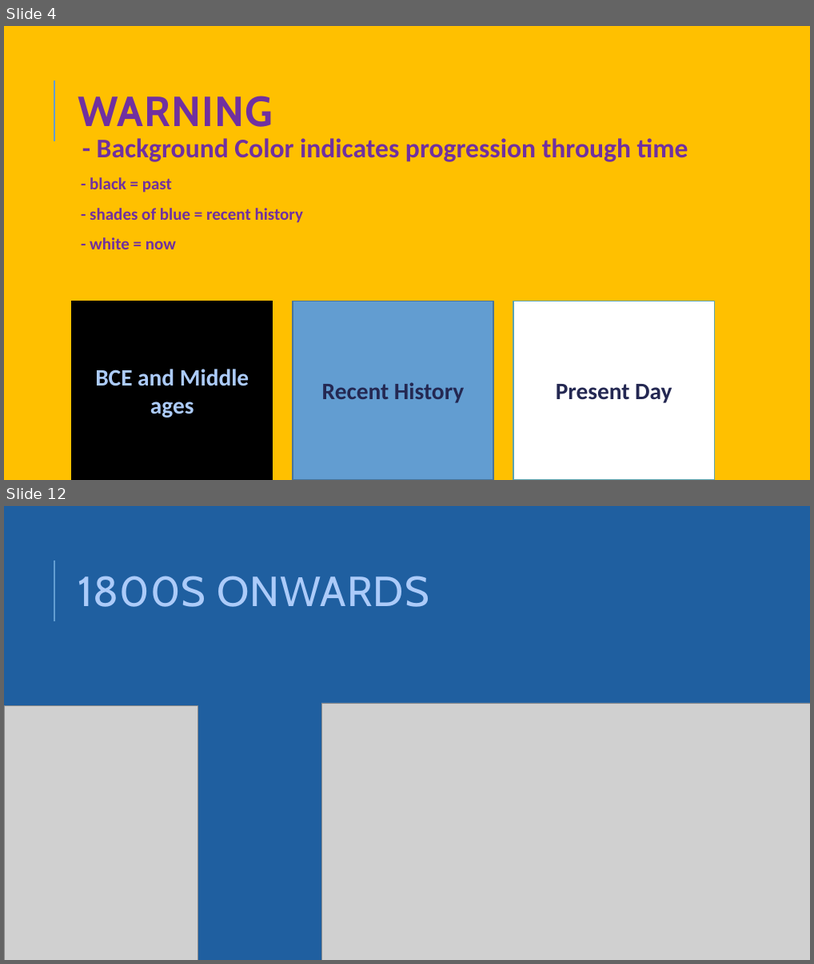
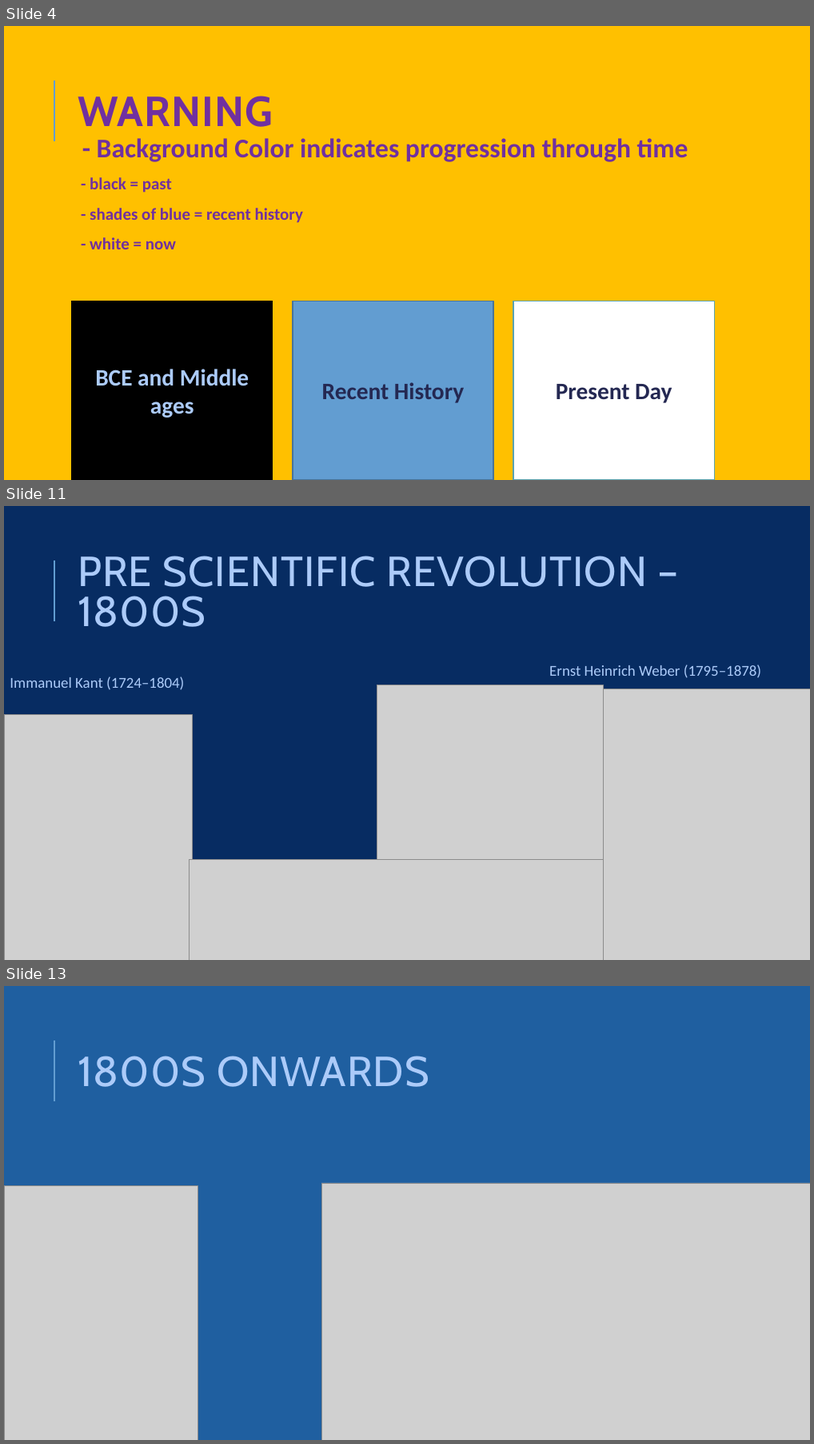
Before and after one commit to aimforbigfoot/biol5081, a slide deck: animalsClass/Deep History Of the field of Perception.pptx. Shown one above the other, each under a label of ours: slides 4 and 12 before the commit, slides 4, 11 and 13 after it; the slides between them are not shown. The pictures are 814x964 and 814x1444 pixels, drawn with LibreOffice and Linux fonts; fonts in the diff are those of the drawing; grey boxes stand for pictures. Boxes give left, top, right and bottom in pixels: in the first picture for what was removed or moved away, otherwise in the second. Text is boxed around its words. In the diff, an @@ line names an element or a change of style, - is before the commit and + after.

```diff
--- a/animalsClass/Deep History Of the field of Perception.pptx
+++ b/animalsClass/Deep History Of the field of Perception.pptx
@@ slide 11 added at (4, 506, 810, 960), background #072C62; not listed: 1 template element that a slide beside it also shows @@
@@ title added at (78, 556, 647, 627), 50 pt, text #ACCBF9 @@
+PRE SCIENTIFIC REVOLUTION – 1800S
@@ text added at (550, 664, 762, 678), 18 pt, text #ACCBF9 @@
+Ernst Heinrich Weber (1795–1878)
@@ text added at (10, 676, 184, 690), 18 pt, text #ACCBF9 @@
+Immanuel Kant (1724–1804)
@@ picture added at (378, 684, 603, 863) @@
@@ picture added at (603, 688, 810, 960) @@
@@ picture added at (4, 714, 192, 960) @@
@@ picture added at (189, 859, 603, 960) @@
@@ what was slide 12 is now slide 13 @@
```
Also in this commit, not shown: 8 slides changed.
